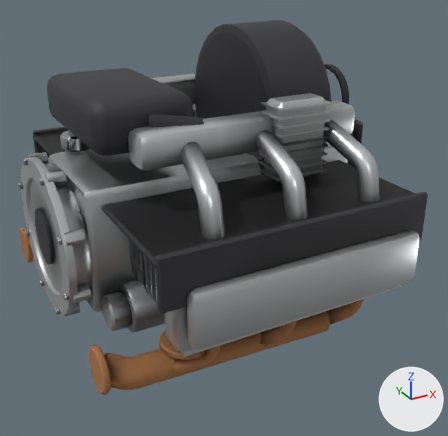
One commit to the glTF model public/models/modcar/parts/eng_flat6.glb: the scene before it, then after it.
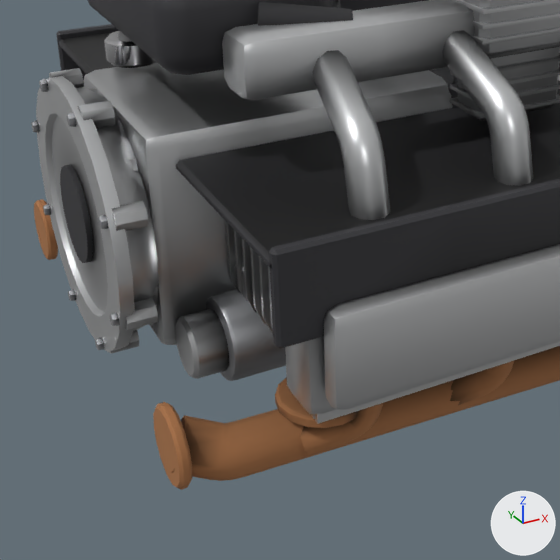
Each version appears first whole from a 50 mm lens placed at (-0.561, -1.057, 0.666), pointed at (-0.019, -0.072, 0.173), and next in a close-up on the part from 0% to 72% of the width and 26% to 100% of the height. Lighting does not change. The marker at lower right points along +X, +Y and +Z. The older version's two pictures come first. Vertices at exactly the same position are counted once.

Objects in the first close-up: 'PART'.
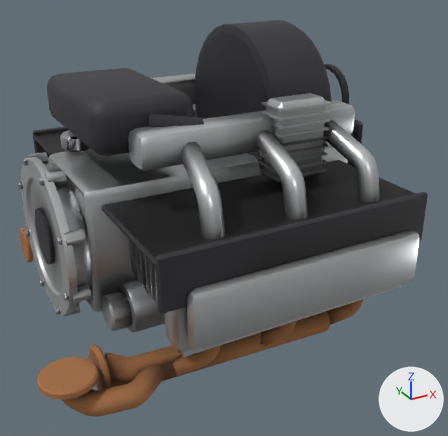
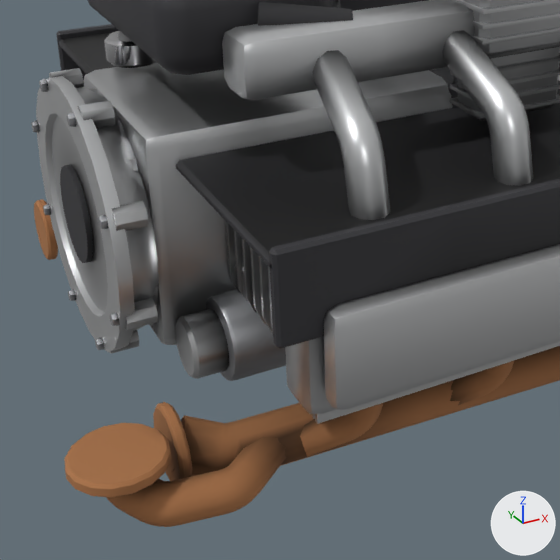
Boxes (x1, y1, x2, y2) around the edits, measured in the close-ups (560 x 560 px; the box of a moved part takes in the faces that stretch with it):
'PART', reshaped: before (31, 0, 560, 490); after (31, 0, 560, 527)
part 1 of me_part, moved or reshaped: before (275, 377, 358, 428); after (64, 423, 171, 497)
part 2 of me_part, added (brown): after (106, 437, 286, 527)
part 3 of me_part, recoloured: before (154, 348, 386, 490); after (154, 348, 386, 481)

Edits to the bpy script that builds the scene:
```text
Change me_part:
    used by ob_part; location = (0.0, 0.0, 0.0)
    remove me_part.from_pydata(...)  # 6247 vertices, 11778 faces; spans x -0.362..0.306, y -0.38..0.38, z -0.009..0.532
    add me_part.from_pydata(...)  # 6457 vertices, 12194 faces; spans x -0.445..0.306, y -0.38..0.38, z -0.009..0.532
    me_part part 1: the loose piece of 64 vertices spanning x -0.245..-0.155, y -0.315..-0.225, z 0.058..0.072 is moved by (-0.2, -0.01, 0.008)
    me_part part 2: a new loose piece of 210 vertices spanning x -0.419..-0.238, y -0.338..-0.258, z 0.016..0.07, in mat_rust
    me_part part 3: 449 kept faces spanning x -0.352..0.2, y -0.376..-0.142, z 0.009..0.245 get new vertex colours
```
